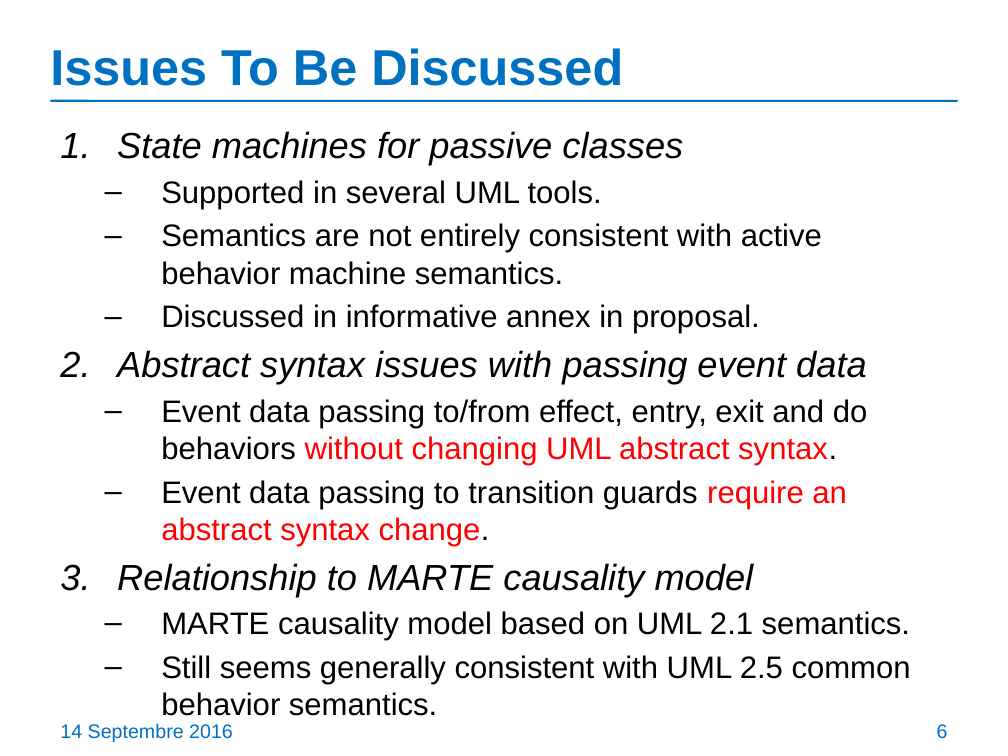
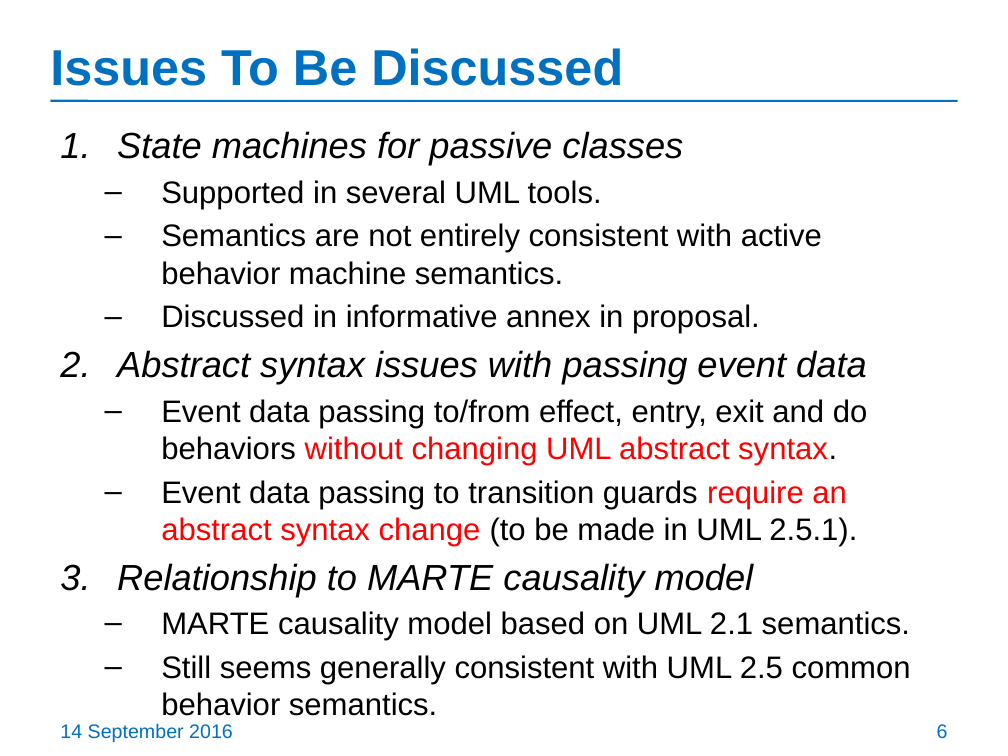
Before and after one commit to ModelDriven/PSSM, a slide deck: slide 6 of Presentations/201609-Chicago-Meeting/PSSM-initial-submission-update.pptx. Drawn at 1008x756 pixels with LibreOffice and Linux fonts; fonts in the diff are those of the drawing. Boxes give left, top, right and bottom in pixels: in the first picture for what was removed or moved away, otherwise in the second. Text is boxed around its words. In the diff, an @@ line names an element or a change of style, - is before the commit and + after.

```diff
--- a/Presentations/201609-Chicago-Meeting/PSSM-initial-submission-update.pptx
+++ b/Presentations/201609-Chicago-Meeting/PSSM-initial-submission-update.pptx
@@ text at (x1=161, y1=480, x2=857, y2=546): text changed @@
-  – Event data passing to transition guards require an abstract syntax change.
+  – Event data passing to transition guards require an abstract syntax change (to be made in UML 2.5.1).
@@ text at (x1=60, y1=723, x2=233, y2=742): text changed @@
-14 Septembre 2016
+14 September 2016
```
Also in this commit, not shown: 74 other slides changed, 2 other files.
